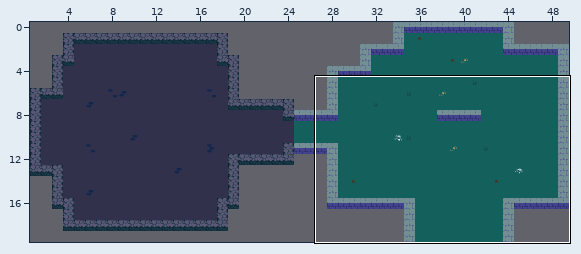
Two versions of a level (Tiled map (JSON), assets/dungeon-32.tmj). Above: a wide view before the commit, with the close-up outlined.
Close-up. Earlier state:
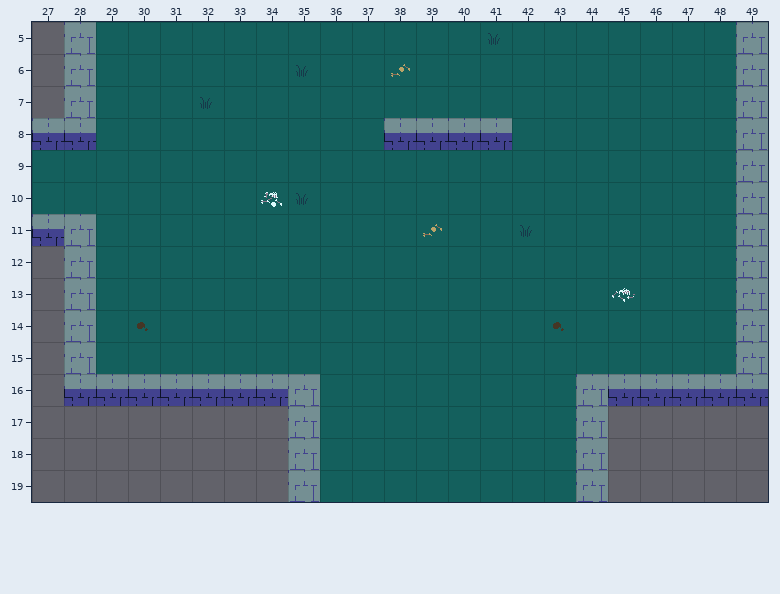
Cells are 32x32 px. Shown: x 27..49, y 5..19. Tiles whose own drawing changed are shown in their newer look in all pictures.
After:
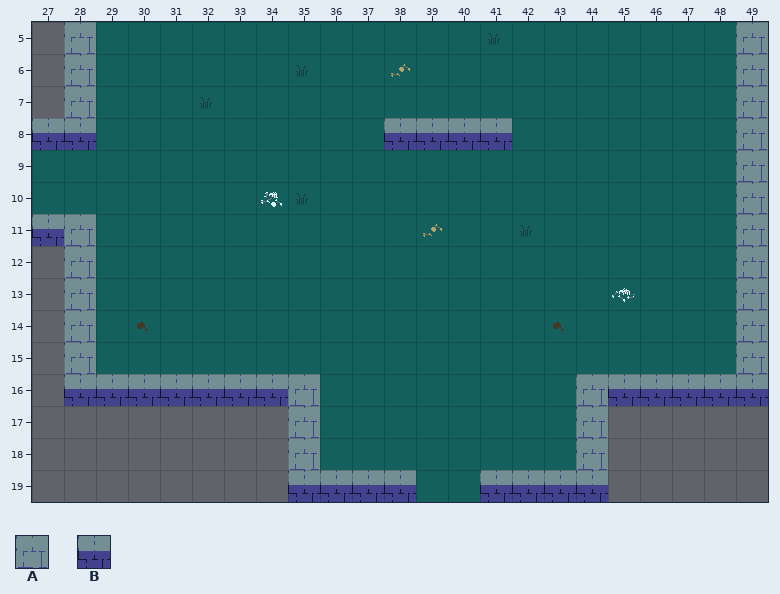
Key: from "tiles-32": A 34, B 35.
_ is an empty cell.
The exact change:
Layer "Walls":
The edit turns tile A into tile B in row 19 at x 35 and 44.
There is now tile B in row 19 at x 36 to 38 and 41 to 43.
Changed places in both close-ups, as pixel boxes (x1, y1, x2, y2):
changed: (288, 470, 416, 502)
changed: (480, 470, 608, 502)
